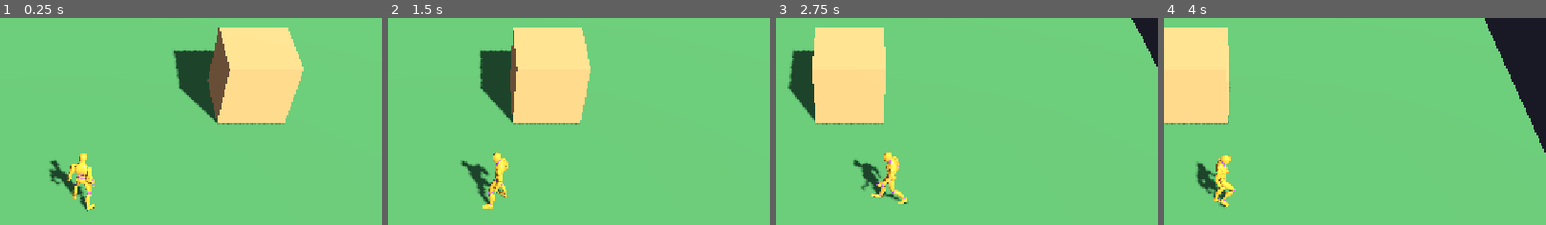
Above: before the commit, frames 1-4 (left to right).
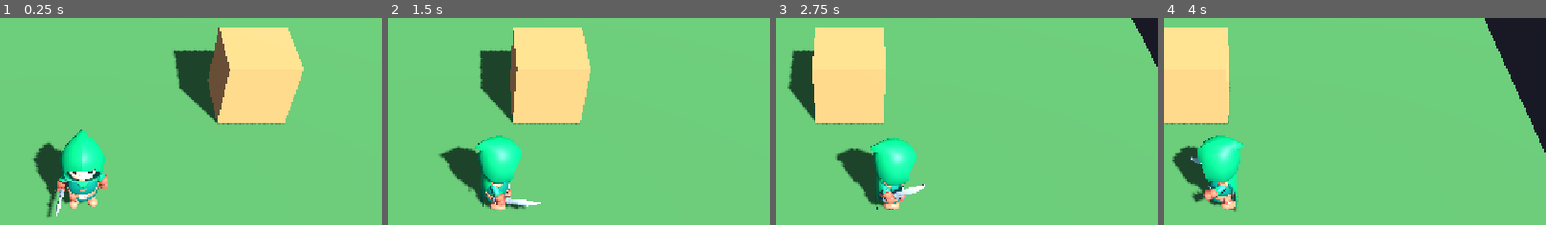
Above: after the commit, the same moments.

Repository: OuterHeavenX/godot-2.5D-rpg
Game: Godot game, scene res://src/world/main.tscn
The game is run twice, just before and just after one commit, with the same random seed, the same clock (stepped at 60 frames per second) and the same inputs.
Inputs (mouse positions are % of the whole screen's width and height, from its top left):
- Up to frame 1 (0.25 s): no input
- Up to frame 2 (1.5 s): move the mouse to (72, 47) at 0.52 s; hold D (move_right) 0.53-1.25 s; click (72, 47) at 0.67 s; drag from (30, 57) to (45, 72) at 1.27 s
- Up to frame 3 (2.75 s): move the mouse to (60, 29) at 2.02 s; hold D (move_right) from 2.03 s (still down)
- Up to frame 4 (4 s): release D (move_right) at 2.75 s; drag from (45, 72) to (20, 36) at 2.77 s; move the mouse to (80, 67) at 3.52 s; hold A (move_left) from 3.53 s (still down)
The pictures show only the part of the screen within x 39-89%, y 8-58%; the shares and areas given below are measured in that part.

The runs differ from the first frame. In frame 1, 4.9% of the frame differs, in the area x 8-29%, y 53-97%; in frame 2, 4.6%; in frame 3, 4.4%; in frame 4, 4.2%.

Commit message:
Player is now a Hooded Rogue (KayKit Adventurers CC0, Idle/Walking clips)

Diff:
--- a/src/player/player.gd
+++ b/src/player/player.gd
@@ -2,20 +2,27 @@
 ## Classic JRPG-style movement for 2.5D RPG.
 ## Camera is angled like old-school Final Fantasy; movement is on the XZ plane.
 ## Supports keyboard (WASD/arrows) and the on-screen virtual joystick.
-## The player is a real 3D animated character (Quaternius "Animated Base
-## Character", CC0) with Idle and Walk animation clips.
+## The player is a real 3D animated character (KayKit "Adventurers" Hooded
+## Rogue, CC0) with Idle and Walking animation clips.
 
 @export var speed: float = 5.0
 @export var accel: float = 12.0
 @export var turn_speed: float = 12.0
 
-const ANIM_IDLE := "Rig|Idle"
-const ANIM_WALK := "Rig|Walk"
+const ANIM_IDLE := "Idle"
+const ANIM_WALK := "Walking_A"
+
+# Weapon/prop meshes that ship with the KayKit rig; we keep only the dagger.
+const HIDDEN_PROPS := ["Knife_Offhand", "1H_Crossbow", "2H_Crossbow", "Throwable"]
 
 @onready var rig: Node3D = $HeroRig
 @onready var anim: AnimationPlayer = $HeroRig/AnimationPlayer
 
 func _ready() -> void:
+	for prop_name in HIDDEN_PROPS:
+		var prop := rig.find_child(prop_name) as MeshInstance3D
+		if prop != null:
+			prop.visible = false
 	anim.play(ANIM_IDLE)
 
 func _physics_process(delta: float) -> void:
--- a/src/player/player.tscn
+++ b/src/player/player.tscn
@@ -1,7 +1,7 @@
 [gd_scene load_steps=4 format=3 uid="uid://c8player25drpg"]
 
 [ext_resource type="Script" path="res://src/player/player.gd" id="1_player"]
-[ext_resource type="PackedScene" path="res://src/player/hero.glb" id="2_hero"]
+[ext_resource type="PackedScene" path="res://src/player/rogue_hooded.glb" id="2_hero"]
 
 [sub_resource type="CapsuleShape3D" id="CapsuleShape3D_player"]
 radius = 0.4
Binary file added: src/player/rogue_hooded.glb
Not shown, added: src/player/rogue_hooded.glb.import
Binary file added: src/player/rogue_hooded_rogue_texture.png
Not shown, added: src/player/rogue_hooded_rogue_texture.png.import
Not shown, changed: docs/index.html
Not shown, changed: docs/index.pck
